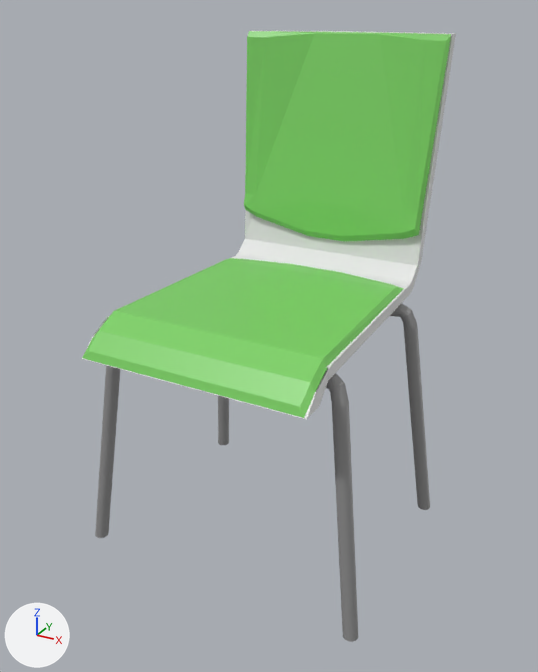
The COLLADA model robert_gazebo/meshes/classroom_chair_grey_visual.dae, before and after one commit.
One viewpoint serves both versions: a 50 mm lens placed at (0.0259, -0.0479, 0.0197), pointed at (-0.0002, -0.0005, -0.004). Every picture has the same lights, and +X, +Y and +Z are marked at lower left. Where no turn or scale is listed for an object, it has been applied to the vertices.

The older version as bpy lines, for what is in view:
```python
mat_material = principled_material('Material')
mat_material.base_color = (0.206, 0.64, 0.13)  # green #7dd165
mat_material.roughness = 0.44
me_cylinder = bpy.data.meshes.new('Cylinder')
me_cylinder.from_pydata(...)  # 928 vertices, 1800 faces; spans x -0.012..0.0121, y -0.0122..0.0138, z -0.0213..0.018
# faces by material slot: [1520, 176, 104]
me_cylinder.materials.append(mat_material_002)  # grey #909090
me_cylinder.materials.append(mat_material)  # green #7dd165
me_cylinder.materials.append(mat_material_001)  # white #e7e7e7
ob_cylinder = bpy.data.objects.new('Cylinder', me_cylinder)
ob_cylinder.location = (0.0, 0.0, 0.0)
```
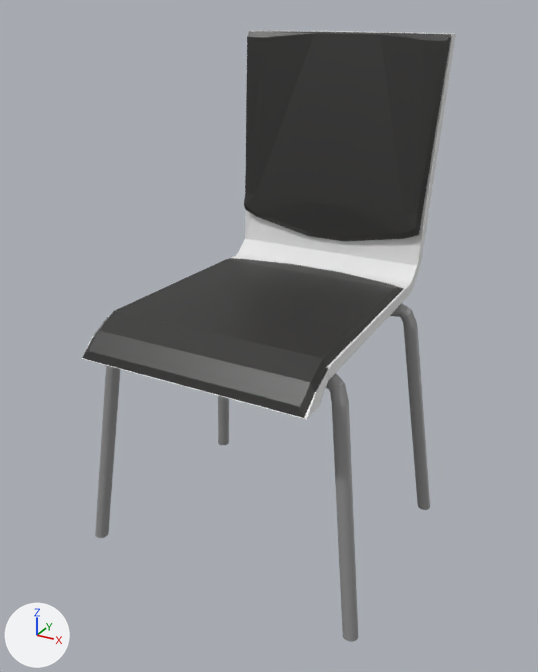
Commit message: Changed grey chair visual dae

The change, as a list of edits to the scene's bpy script:
```text
Change mat_material:
    mat_material.base_color: (0.206, 0.64, 0.13) -> (0.0285, 0.0275, 0.0265)  # green #7dd165 -> black #2f2e2d
```

What differs and where, as boxes (x1, y1, x2, y2) in the pictures (538 x 672 px):
'Cylinder', recoloured (green to grey)
    both: (82, 30, 454, 419)
